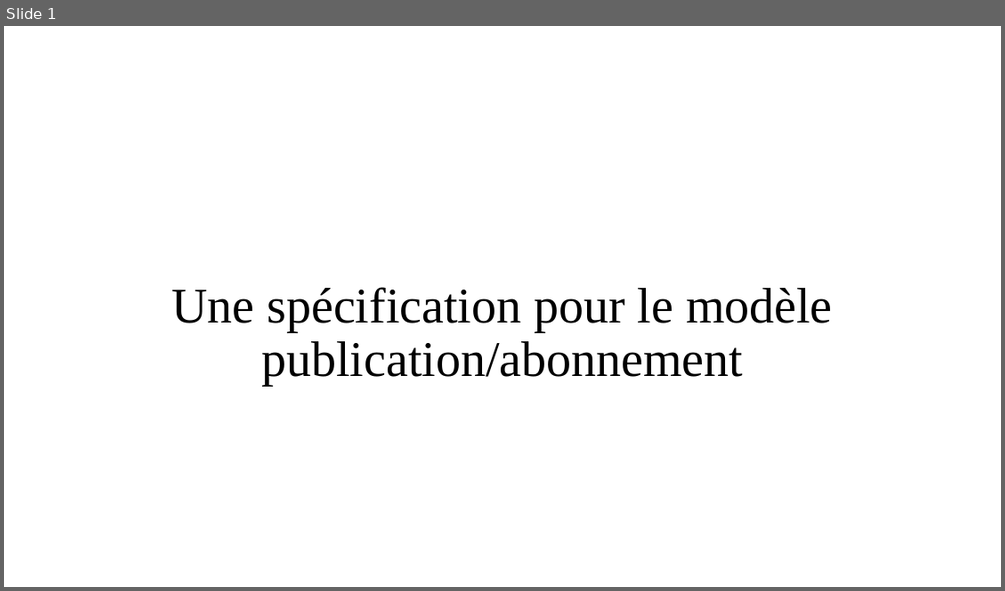
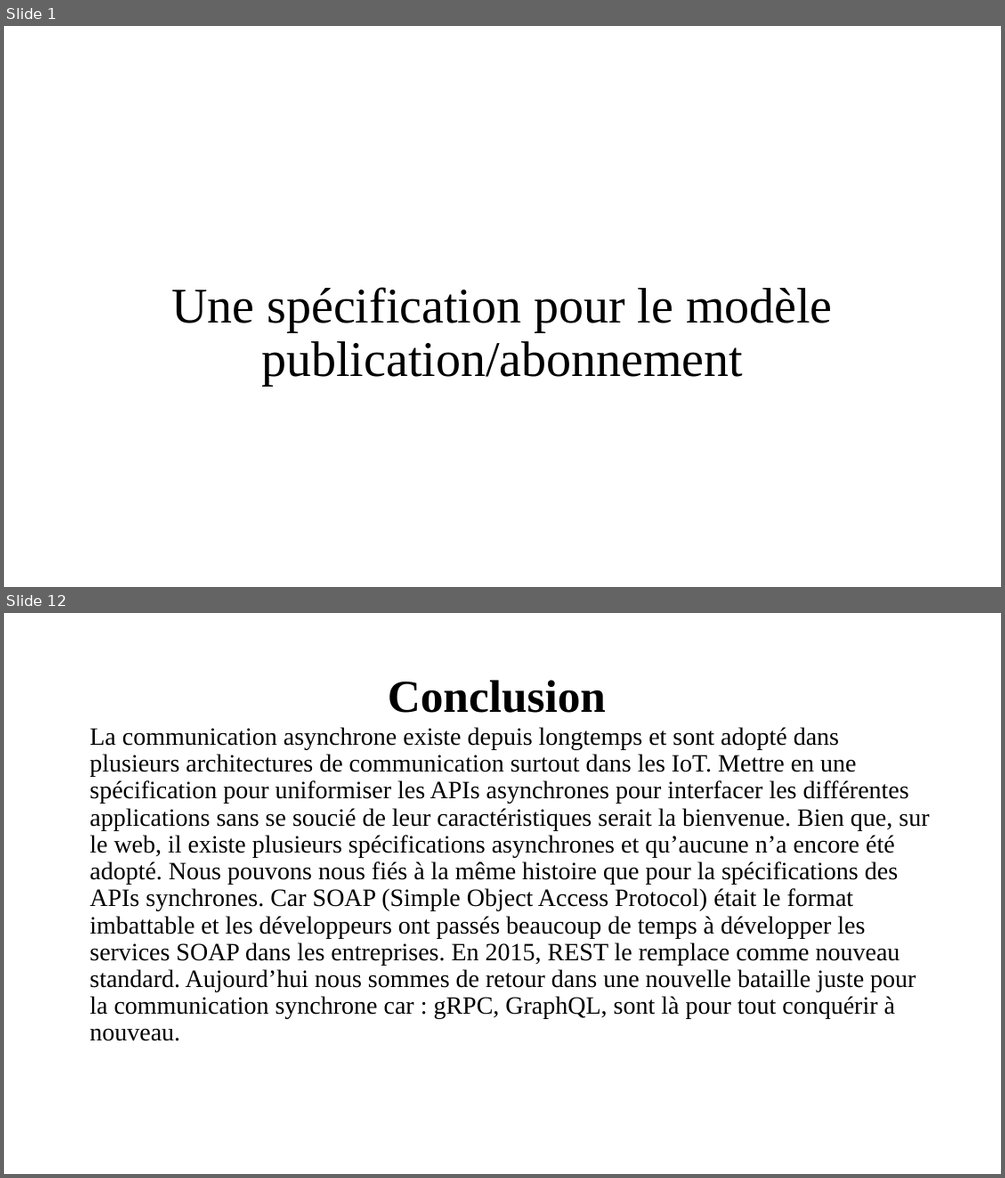
Before and after one commit to OA-Souleymane/MyGitHub-Files, a slide deck: Chapitres/presentationMemoire.pptx. Shown one above the other, each under a label of ours: slide 1 before the commit, slides 1 and 12 after it; the slides between them are not shown. The pictures are 1005x591 and 1005x1178 pixels, drawn with LibreOffice and Linux fonts; fonts in the diff are those of the drawing. Boxes give left, top, right and bottom in pixels: in the first picture for what was removed or moved away, otherwise in the second. Text is boxed around its words. In the diff, an @@ line names an element or a change of style, - is before the commit and + after.

```diff
--- a/Chapitres/presentationMemoire.pptx
+++ b/Chapitres/presentationMemoire.pptx
@@ slide 12 added at (x1=4, y1=613, x2=1001, y2=1174), background #FFFFFF @@
@@ title added at (x1=388, y1=680, x2=606, y2=713), 44 pt, text #000000, bold @@
+Conclusion
@@ text added at (x1=89, y1=727, x2=929, y2=1041), 24 pt, text #000000 @@
+La communication asynchrone existe depuis longtemps et sont adopté dans plusieurs architectures de communication surtout dans les IoT. Mettre en une spécification pour uniformiser les APIs asynchrones pour interfacer les différentes applications sans se soucié de leur caractéristiques serait la bienvenue. Bien que, sur le web, il existe plusieurs spécifications asynchrones et qu’aucune n’a encore été adopté. Nous pouvons nous fiés à la même histoire que pour la spécifications des APIs synchrones. Car SOAP (Simple Object Access Protocol) était le format imbattable et les développeurs ont passés beaucoup de temps à développer les services SOAP dans les entreprises. En 2015, REST le remplace comme nouveau standard. Aujourd’hui nous sommes de retour dans une nouvelle bataille juste pour la communication synchrone car : gRPC, GraphQL, sont là pour tout conquérir à nouveau.
```
Also in this commit, not shown: 9 slides changed, 1 other slide added, 1 slide removed.
